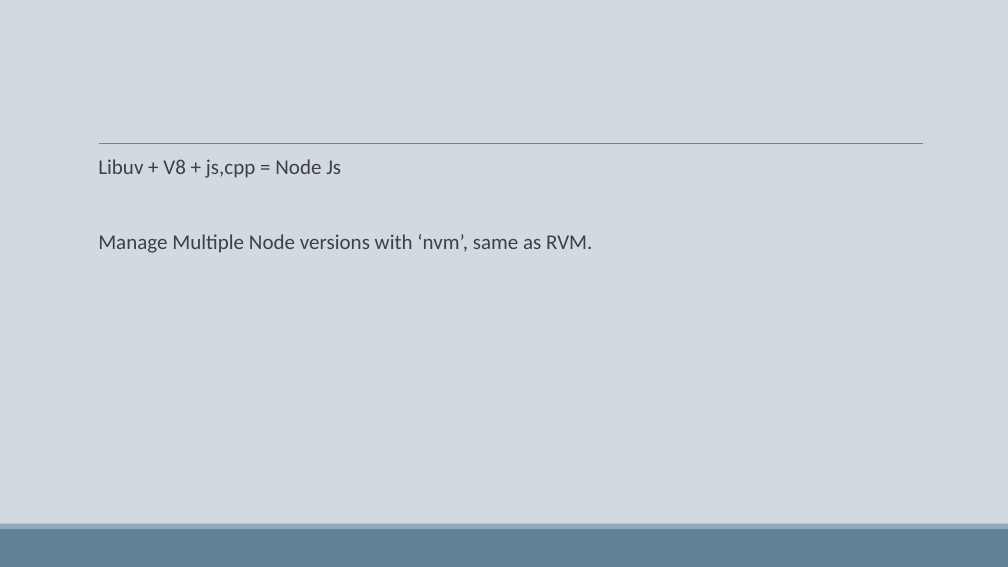
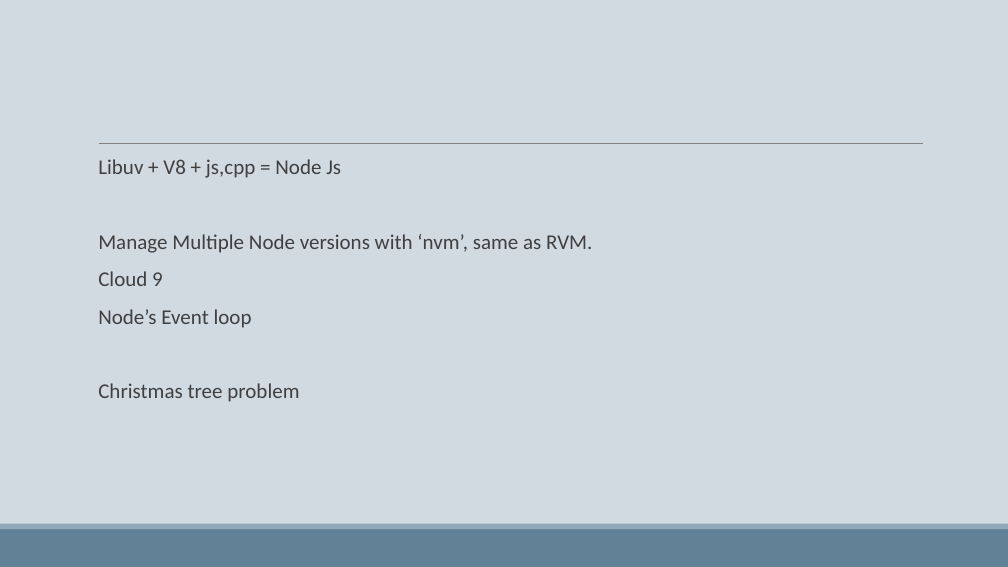
Before and after one commit to down--2--earth/Pluralsight, a slide deck: slide 3 of PPT/Node-JS.pptx. Drawn at 1008x567 pixels with LibreOffice and Linux fonts; fonts in the diff are those of the drawing. Boxes give left, top, right and bottom in pixels: in the first picture for what was removed or moved away, otherwise in the second. Text is boxed around its words. In the diff, an @@ line names an element or a change of style, - is before the commit and + after.

Commit message:
added text

```diff
--- a/PPT/Node-JS.pptx
+++ b/PPT/Node-JS.pptx
@@ text at [98, 271, 299, 402]: paragraphs added @@
+  Cloud 9
+  Node’s Event loop
+  Christmas tree problem
```
